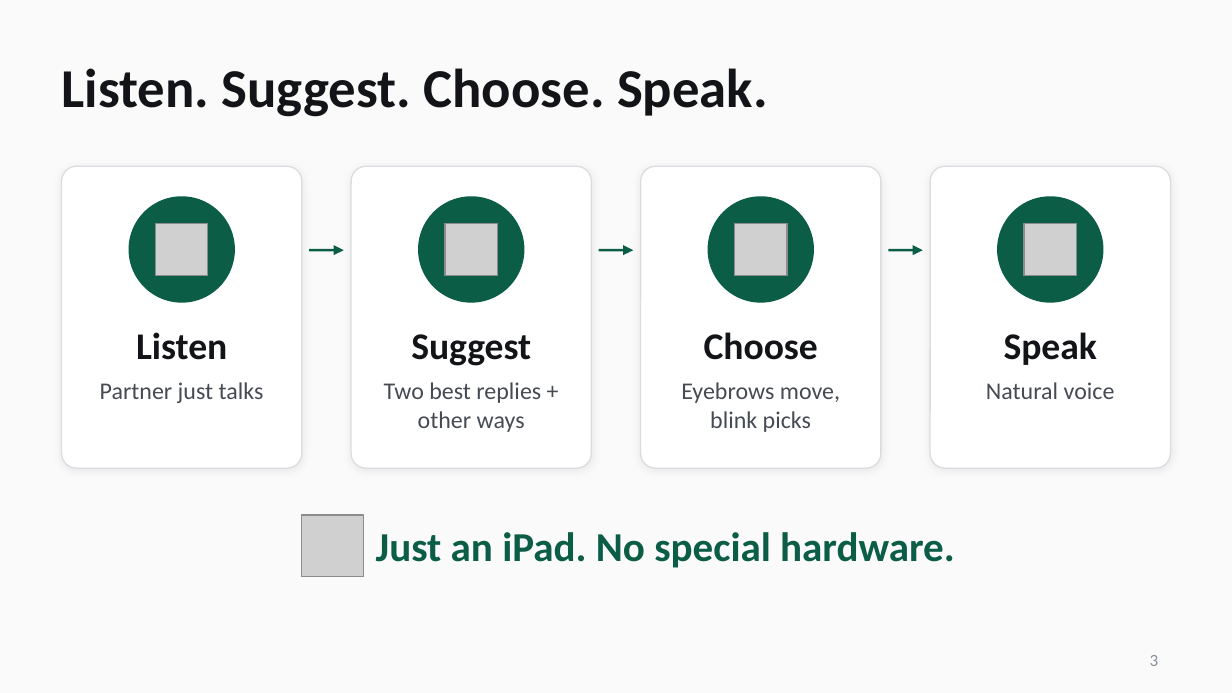
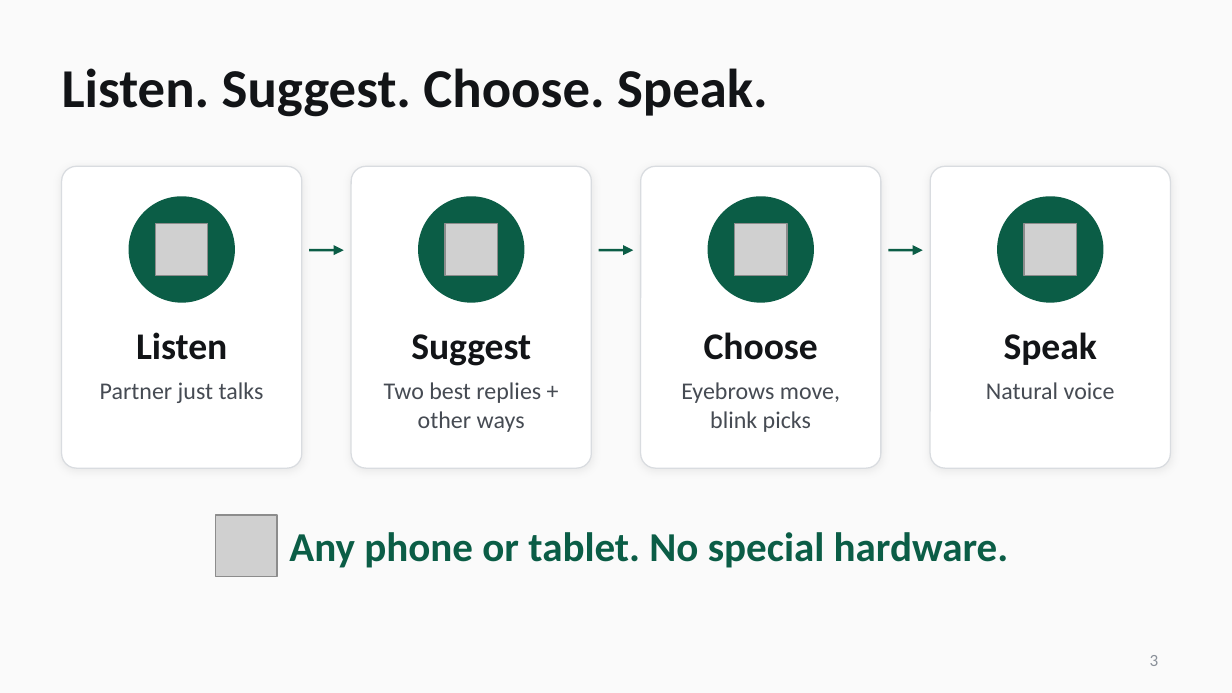
Before and after one commit to LiamHoweth/HACKATHON, a slide deck: slide 3 of docs/deck/final/Still_Here_6.pptx. Drawn at 1232x693 pixels with LibreOffice and Linux fonts; fonts in the diff are those of the drawing; grey boxes stand for pictures; background and template pictures are left out. Boxes give left, top, right and bottom in pixels: in the first picture for what was removed or moved away, otherwise in the second. Text is boxed around its words. In the diff, an @@ line names an element or a change of style, - is before the commit and + after.

```diff
--- a/docs/deck/final/Still_Here_6.pptx
+++ b/docs/deck/final/Still_Here_6.pptx
@@ picture added at (x1=216, y1=515, x2=277, y2=577) @@
@@ text at (x1=289, y1=532, x2=1009, y2=568): text changed @@
-Just an iPad. No special hardware.
+Any phone or tablet. No special hardware.
@@ picture removed at (x1=302, y1=515, x2=363, y2=577) @@
```
Also in this commit, not shown: 1 other file.
